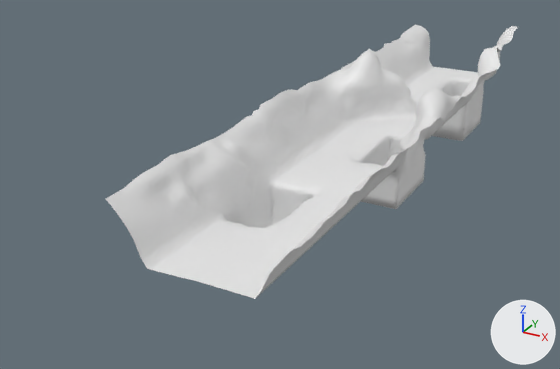
The OBJ model resources/GameResources/Levels/level1/part1/level1_part1.obj as it was, and as the next commit left it.
One viewpoint serves both versions: a 50 mm camera at (3.49, -4.88, 3.55) aimed at (-0.75, 2.82, -0.29). Lighting does not change. The marker at lower right points along +X, +Y and +Z. Where no turn or scale is listed for an object, it has been applied to the vertices.

Names of what the first picture shows: 'part1_Plane.001'.
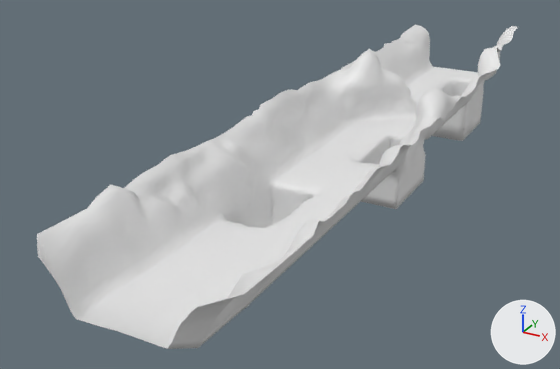
Commit message: Ersten map part nach hinten verlängert

Where the change shows, as pixel boxes (x1, y1, x2, y2) in the pictures (560 x 369 px; the box of a moved part takes in the faces that stretch with it):
'part1_Plane.001', reshaped (17% wider, 18% taller): before (106, 25, 520, 299); after (37, 25, 520, 349)
part 1 of me_part1_plane_001, moved or reshaped: before (345, 146, 411, 206); after (345, 145, 411, 206)
part 2 of me_part1_plane_001, built on: before (106, 191, 325, 299); after (37, 184, 322, 349)

What the commit changed:
me_part1_plane_001 is used by ob_part1_plane_001; location (0.0, 0.0, 0.0).
me_part1_plane_001 had 5381 vertices, 10510 faces and spanned x -1.0..1.05, y -0.04..8.01, z -0.7..0.96.
me_part1_plane_001 now has 5540 vertices, 10819 faces and spans x -1.03..1.05, y -1.11..8.01, z -0.7..0.96.
Part 1, on me_part1_plane_001:
3 vertices in x 0.84..0.98, y 2.22..2.56, z 0.51..0.63 move by (-0.05, 0.02, 0.03).
3 vertices in x 0.81..0.98, y 1.85..1.91, z 0.43..0.62 move by (0.0, 0.01, 0.01).
3 vertices in x 0.75, y 1.59..1.84, z 0.36 move by (-0.01, 0.02, 0.01).
3 vertices in x 0.8..0.88, y 1.59..1.78, z 0.43..0.59 move by (-0.02, 0.05, 0.03).
24 vertices move from x 0.75..0.99, y 1.53..2.59, z 0.36..0.65 to x 0.7..0.96, y 1.55..2.6, z 0.36..0.66.
Part 2, on me_part1_plane_001:
1 vertex is removed from x -0.94, y -0.02, z 0.55.
3 faces are deleted.
5 vertices in x -1.0..0.75, y 0.11..0.43, z 0.36..0.6 move by (-0.01, 0.02, 0.04).
3 vertices in x -0.81..0.91, y 0.22..0.47, z 0.36..0.58 move by (-0.01, 0.02, 0.03).
3 vertices in x -0.75..-0.69, y 0.36..0.56, z 0.26..0.36 move by (-0.01, 0.04, 0.07).
41 vertices move from x -1.0..0.99, y -0.03..0.62, z 0.0..0.62 to x -1.03..0.97, y -0.09..0.65, z 0.03..0.69.
143 vertices are added at x -1.02..0.99, y -1.11..0.05, z -0.02..0.67.
5 new vertices lie (0.07, 0.0, 0.0) away from vertices in x -0.39..0.43, y -0.55..-0.15, z 0.0.
6 new vertices lie (-0.07, -0.28, 0.0) away from vertices in x -0.08..0.49, y -0.55, z 0.0.
6 new vertices lie (0.06, 0.0, 0.0) away from vertices in x -0.08..0.5, y -0.83..-0.23, z 0.0.
312 new faces join them.
